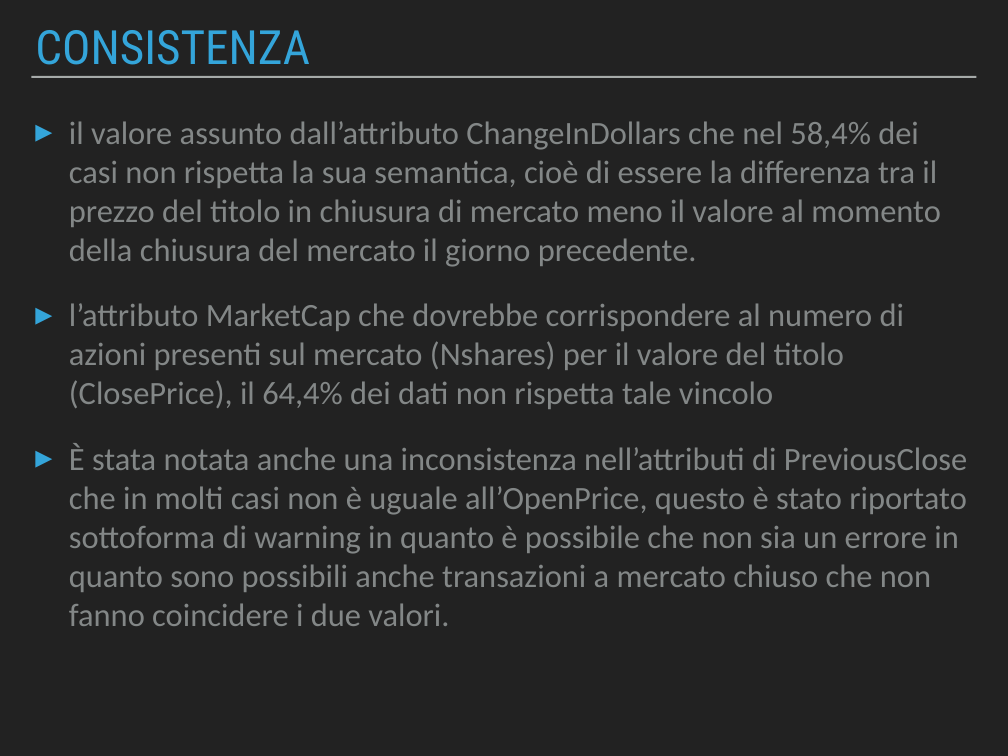
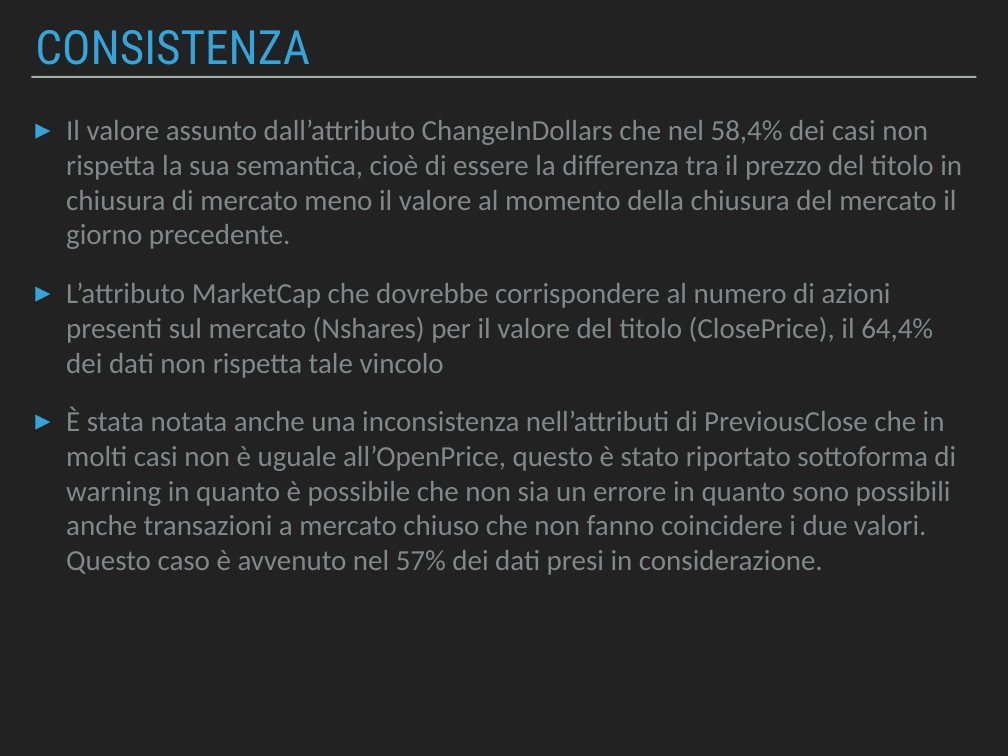
Before and after one commit to Beltra97/Unimib_ArchitettureDati, a slide deck: slide 12 of PresentazionePowerPoint.pptx. Drawn at 1008x756 pixels with LibreOffice and Linux fonts; fonts in the diff are those of the drawing. Boxes give left, top, right and bottom in pixels: in the first picture for what was removed or moved away, otherwise in the second. Text is boxed around its words. In the diff, an @@ line names an element or a change of style, - is before the commit and + after.

```diff
--- a/PresentazionePowerPoint.pptx
+++ b/PresentazionePowerPoint.pptx
@@ text at bbox=[66, 120, 962, 575]: text changed; size 33 to 29.4 pt @@
-▸ il valore assunto dall’attributo ChangeInDollars che nel 58,4% dei casi non rispetta la sua semantica, cioè di essere la differenza tra il prezzo del titolo in chiusura di mercato meno il valore al momento della chiusura del mercato il giorno precedente.
-▸ l’attributo MarketCap che dovrebbe corrispondere al numero di azioni presenti sul mercato (Nshares) per il valore del titolo (ClosePrice), il 64,4% dei dati non rispetta tale vincolo
-▸ È stata notata anche una inconsistenza nell’attributi di PreviousClose che in molti casi non è uguale all’OpenPrice, questo è stato riportato sottoforma di warning in quanto è possibile che non sia un errore in quanto sono possibili anche transazioni a mercato chiuso che non fanno coincidere i due valori.
+▸ Il valore assunto dall’attributo ChangeInDollars che nel 58,4% dei casi non rispetta la sua semantica, cioè di essere la differenza tra il prezzo del titolo in chiusura di mercato meno il valore al momento della chiusura del mercato il giorno precedente.
+▸ L’attributo MarketCap che dovrebbe corrispondere al numero di azioni presenti sul mercato (Nshares) per il valore del titolo (ClosePrice), il 64,4% dei dati non rispetta tale vincolo
+▸ È stata notata anche una inconsistenza nell’attributi di PreviousClose che in molti casi non è uguale all’OpenPrice, questo è stato riportato sottoforma di warning in quanto è possibile che non sia un errore in quanto sono possibili anche transazioni a mercato chiuso che non fanno coincidere i due valori. Questo caso è avvenuto nel 57% dei dati presi in considerazione.
```
Also in this commit, not shown: 15 other slides changed, 11 other files.
